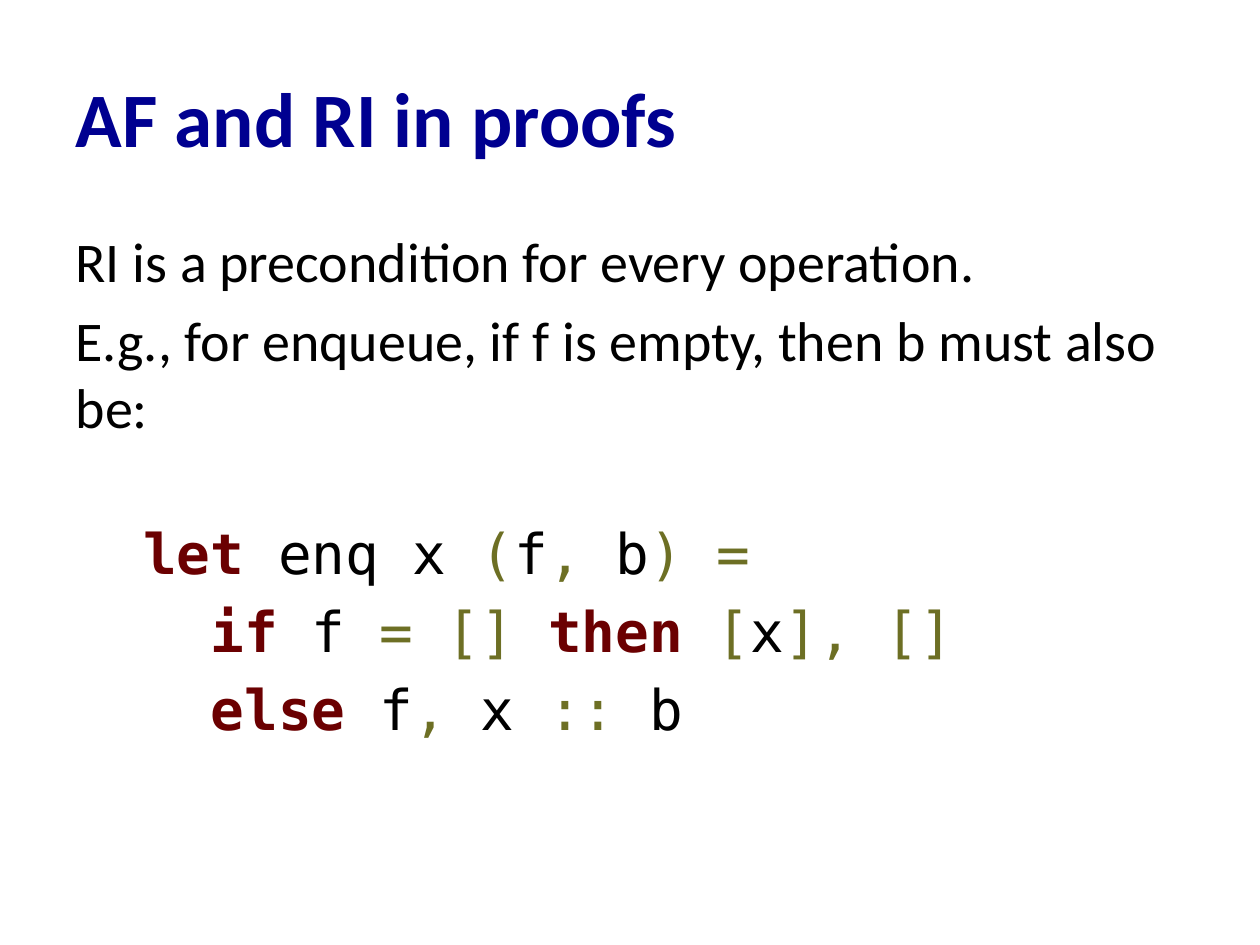
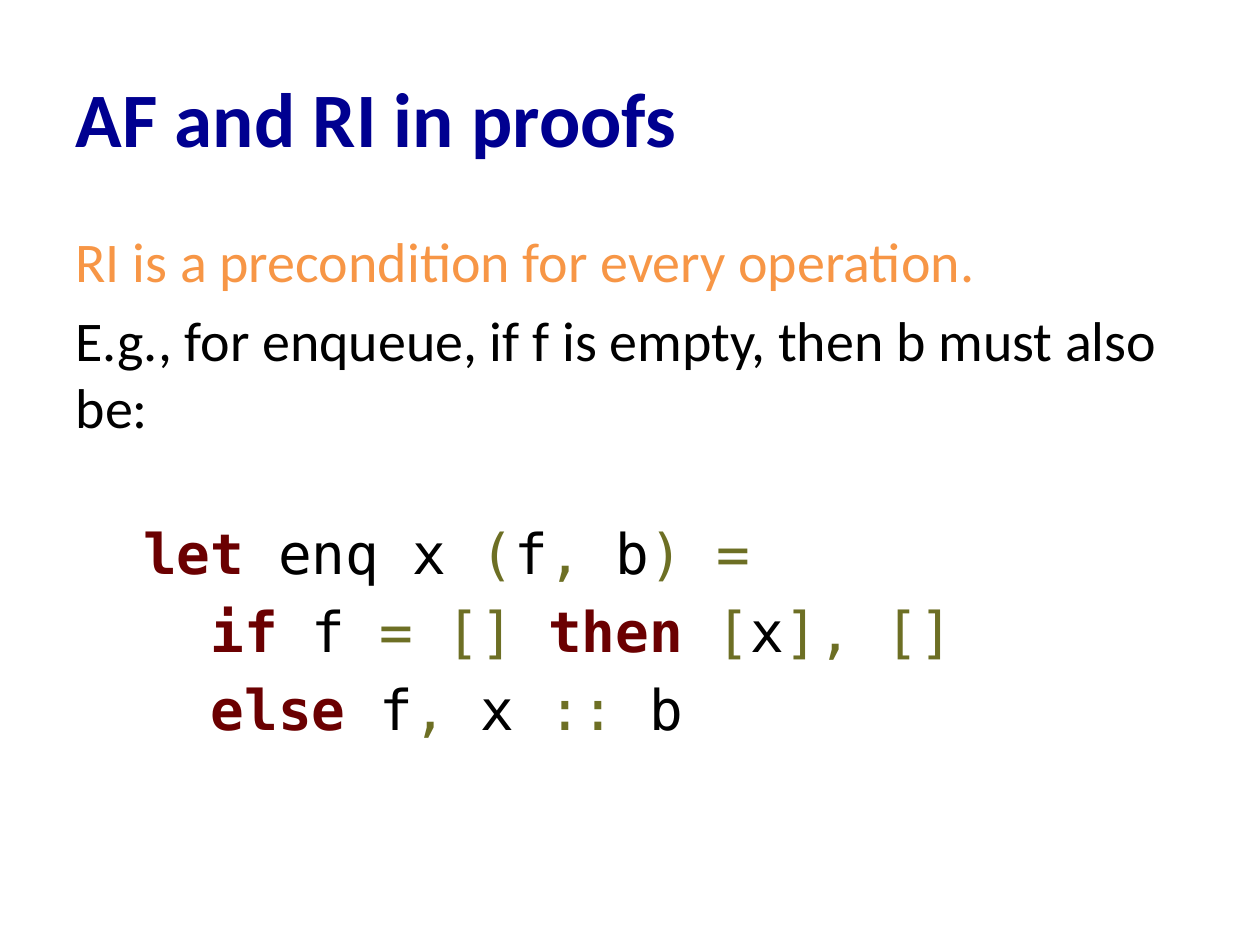
Before and after one commit to cs3110/materials-2019fa, a slide deck: slide 18 of 22-proofs3/lec.pptx. Drawn at 1260x945 pixels with LibreOffice and Linux fonts; fonts in the diff are those of the drawing. Boxes give left, top, right and bottom in pixels: in the first picture for what was removed or moved away, otherwise in the second. Text is boxed around its words. In the diff, an @@ line names an element or a change of style, - is before the commit and + after.

```diff
--- a/22-proofs3/lec.pptx
+++ b/22-proofs3/lec.pptx
@@ text at (76, 243, 974, 291): text colour #000000 to #F79646 in "RI is a precondition for every operation." @@
```
Also in this commit, not shown: 5 other slides changed, 1 other file.
